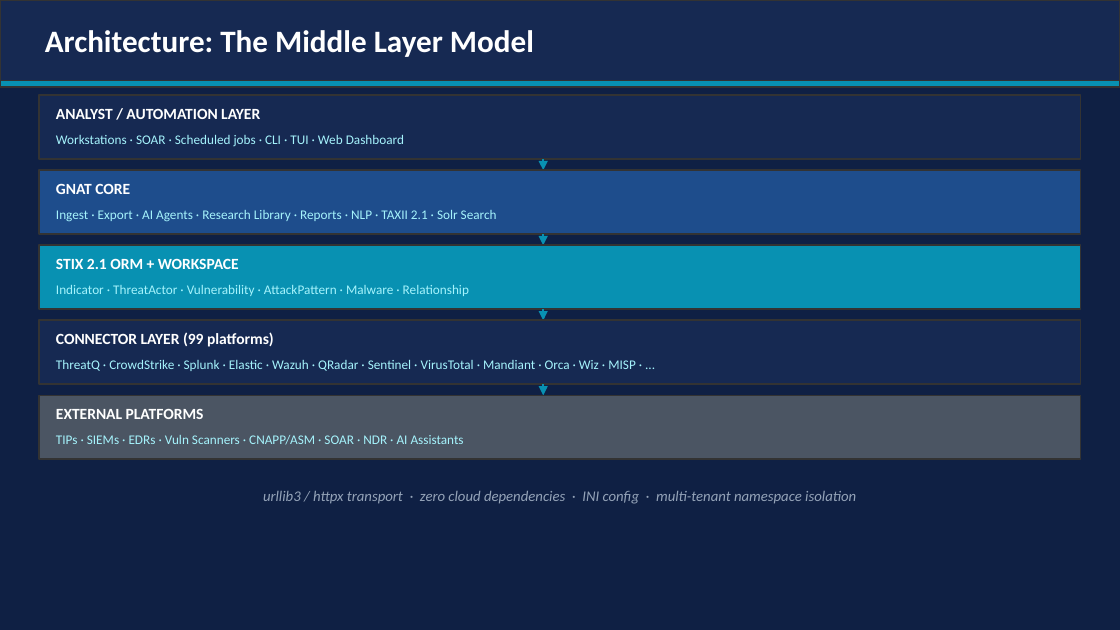
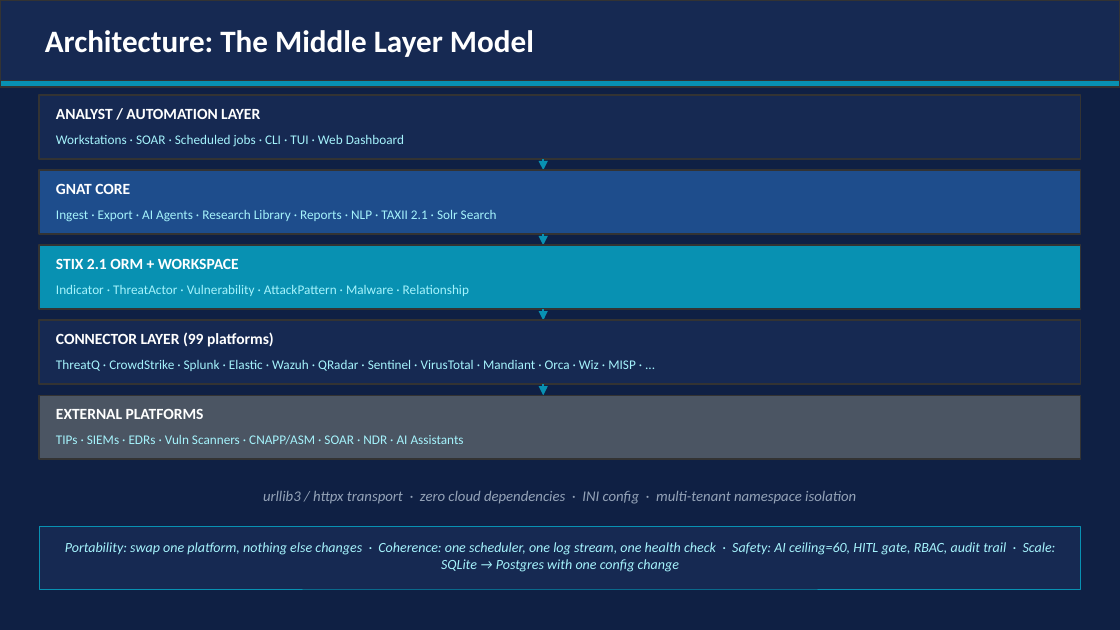
Before and after one commit to wrhalpin/GNAT, a slide deck: slide 4 of GNAT-Presentation.pptx. Drawn at 1120x630 pixels with LibreOffice and Linux fonts; fonts in the diff are those of the drawing. Boxes give left, top, right and bottom in pixels: in the first picture for what was removed or moved away, otherwise in the second. Text is boxed around its words. In the diff, an @@ line names an element or a change of style, - is before the commit and + after.

```diff
--- a/GNAT-Presentation.pptx
+++ b/GNAT-Presentation.pptx
@@ rectangle added at (39,526,1081,589), fill #162952, outline #0891B2 0.5 pt @@
@@ text added at (65,542,1056,572), 9 pt, text #A5F3FC, italic @@
+Portability: swap one platform, nothing else changes · Coherence: one scheduler, one log stream, one health check · Safety: AI ceiling=60, HITL gate, RBAC, audit trail · Scale: SQLite → Postgres with one config change
```
Also in this commit, not shown: 6 other slides changed, 1 slide added.
